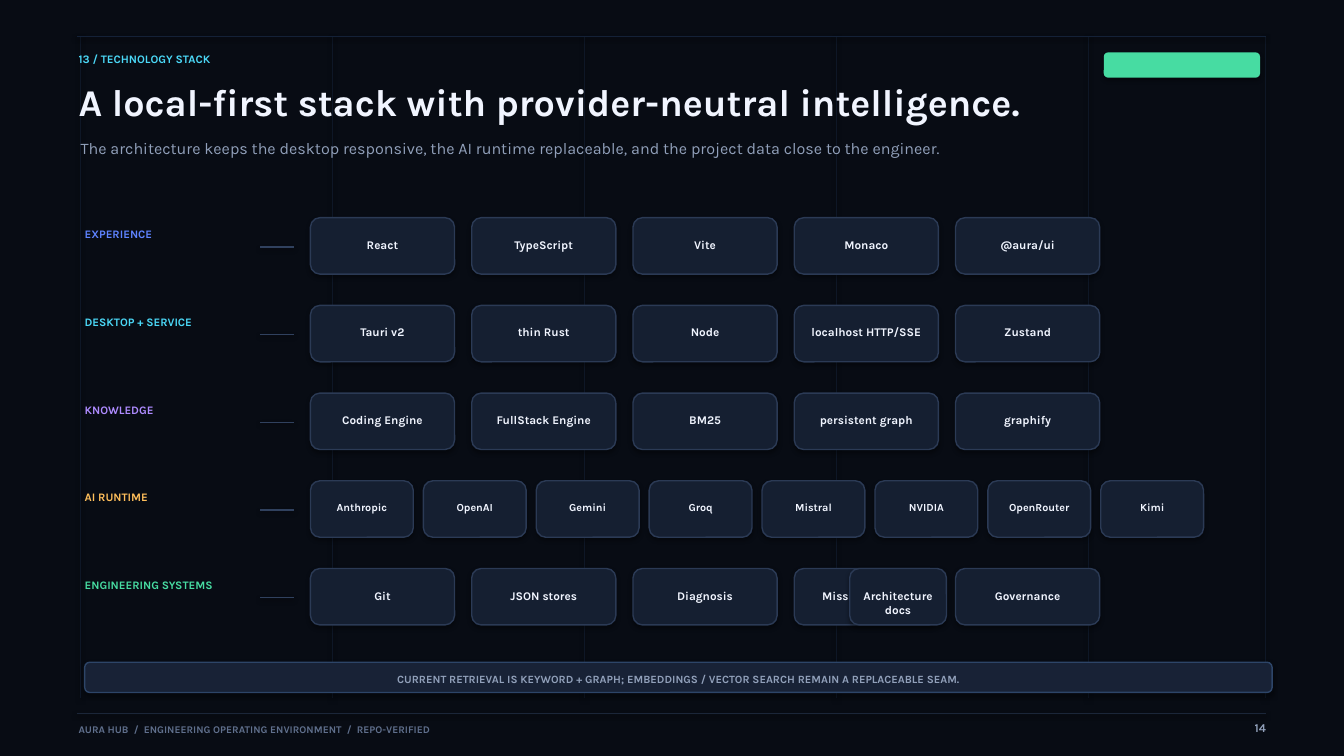
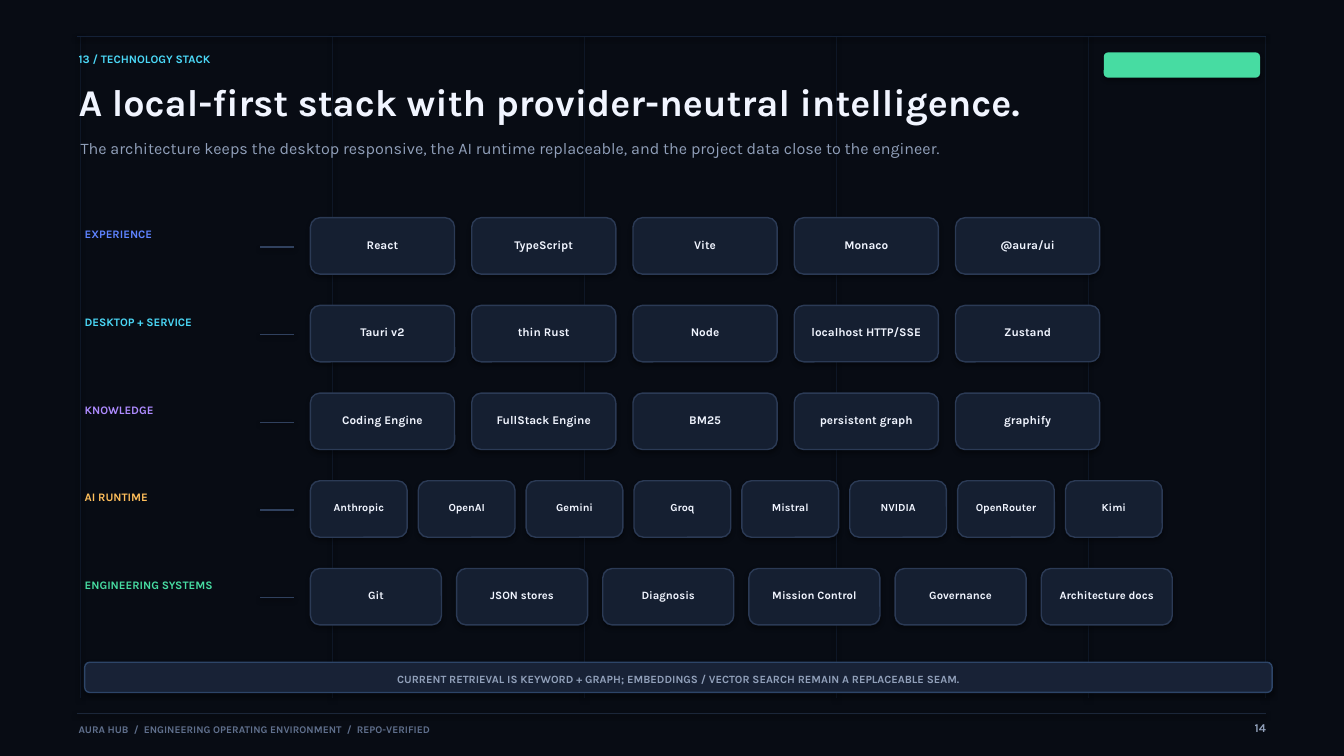
Before and after one commit to Aura-hub-ai-native-workspace/aura-hub, a slide deck: slide 14 of presentation.pptx. Drawn at 1344x756 pixels with LibreOffice and Linux fonts; fonts in the diff are those of the drawing. Boxes give left, top, right and bottom in pixels: in the first picture for what was removed or moved away, otherwise in the second. Text is boxed around its words. In the diff, an @@ line names an element or a change of style, - is before the commit and + after.

Commit message:
chore: rebuild presentation deck from updated script

```diff
--- a/presentation.pptx
+++ b/presentation.pptx
@@ rounded rectangle: place and size @@
-rounded rectangle at [311,481,413,537]
+rounded rectangle at [311,481,407,537]
@@ rounded rectangle: place and size @@
-rounded rectangle at [423,481,526,537]
+rounded rectangle at [418,481,515,537]
@@ text "OpenAI": place and size @@
-text "OpenAI" at [457,504,493,514]
+text "OpenAI" at [449,504,485,514]
@@ rounded rectangle: place and size @@
-rounded rectangle at [536,481,639,537]
+rounded rectangle at [526,481,623,537]
@@ text "Gemini": place and size @@
-text "Gemini" at [569,503,606,511]
+text "Gemini" at [556,503,593,511]
@@ rounded rectangle: place and size @@
-rounded rectangle at [649,481,752,537]
+rounded rectangle at [634,481,731,537]
@@ text "Groq": place and size @@
-text "Groq" at [689,504,713,514]
+text "Groq" at [670,504,694,514]
@@ rounded rectangle: place and size @@
-rounded rectangle at [762,481,865,537]
+rounded rectangle at [742,481,839,537]
@@ text "Mistral": place and size @@
-text "Mistral" at [795,503,832,511]
+text "Mistral" at [772,503,809,511]
@@ rounded rectangle: place and size @@
-rounded rectangle at [875,481,978,537]
+rounded rectangle at [850,481,947,537]
@@ text "NVIDIA": place and size @@
-text "NVIDIA" at [909,504,944,511]
+text "NVIDIA" at [881,504,916,511]
@@ rounded rectangle: place and size @@
-rounded rectangle at [988,481,1091,537]
+rounded rectangle at [958,481,1055,537]
@@ text "OpenRouter": place and size @@
-text "OpenRouter" at [1009,504,1069,514]
+text "OpenRouter" at [976,504,1036,514]
@@ rounded rectangle: place and size @@
-rounded rectangle at [1101,481,1204,537]
+rounded rectangle at [1066,481,1163,537]
@@ text "Kimi": place and size @@
-text "Kimi" at [1140,503,1164,511]
+text "Kimi" at [1102,503,1126,511]
@@ rounded rectangle: place and size @@
-rounded rectangle at [311,569,455,625]
+rounded rectangle at [311,569,442,625]
@@ rounded rectangle: place and size @@
-rounded rectangle at [472,569,616,625]
+rounded rectangle at [457,569,588,625]
@@ rounded rectangle: place and size @@
-rounded rectangle at [633,569,777,625]
+rounded rectangle at [603,569,734,625]
@@ rounded rectangle: place and size @@
-rounded rectangle at [795,569,939,625]
+rounded rectangle at [749,569,880,625]
@@ rounded rectangle: place and size @@
-rounded rectangle at [956,569,1100,625]
+rounded rectangle at [895,569,1026,625]
@@ rounded rectangle: place and size @@
-rounded rectangle at [850,569,947,625]
+rounded rectangle at [1042,569,1173,625]
@@ text "JSON stores": place and size @@
-text "JSON stores" at [510,592,577,600]
+text "JSON stores" at [490,591,554,599]
@@ text "Diagnosis": place and size @@
-text "Diagnosis" at [677,591,733,603]
+text "Diagnosis" at [642,591,695,602]
@@ text "Mission Control": place and size @@
-text "Mission Control" at [822,591,910,600]
+text "Mission Control" at [772,591,856,599]
@@ text "Governance": place and size @@
-text "Governance" at [995,592,1060,600]
+text "Governance" at [929,591,992,599]
@@ size 8.4 to 8 pt in 6 elements at [368,591,384,599], [490,591,554,599], [642,591,695,602], [772,591,856,599], [929,591,992,599], [1060,591,1154,599] @@
@@ text "Architecture docs": place and size @@
-text "Architecture docs" at [863,591,932,614]
+text "Architecture docs" at [1060,591,1154,599]
```
